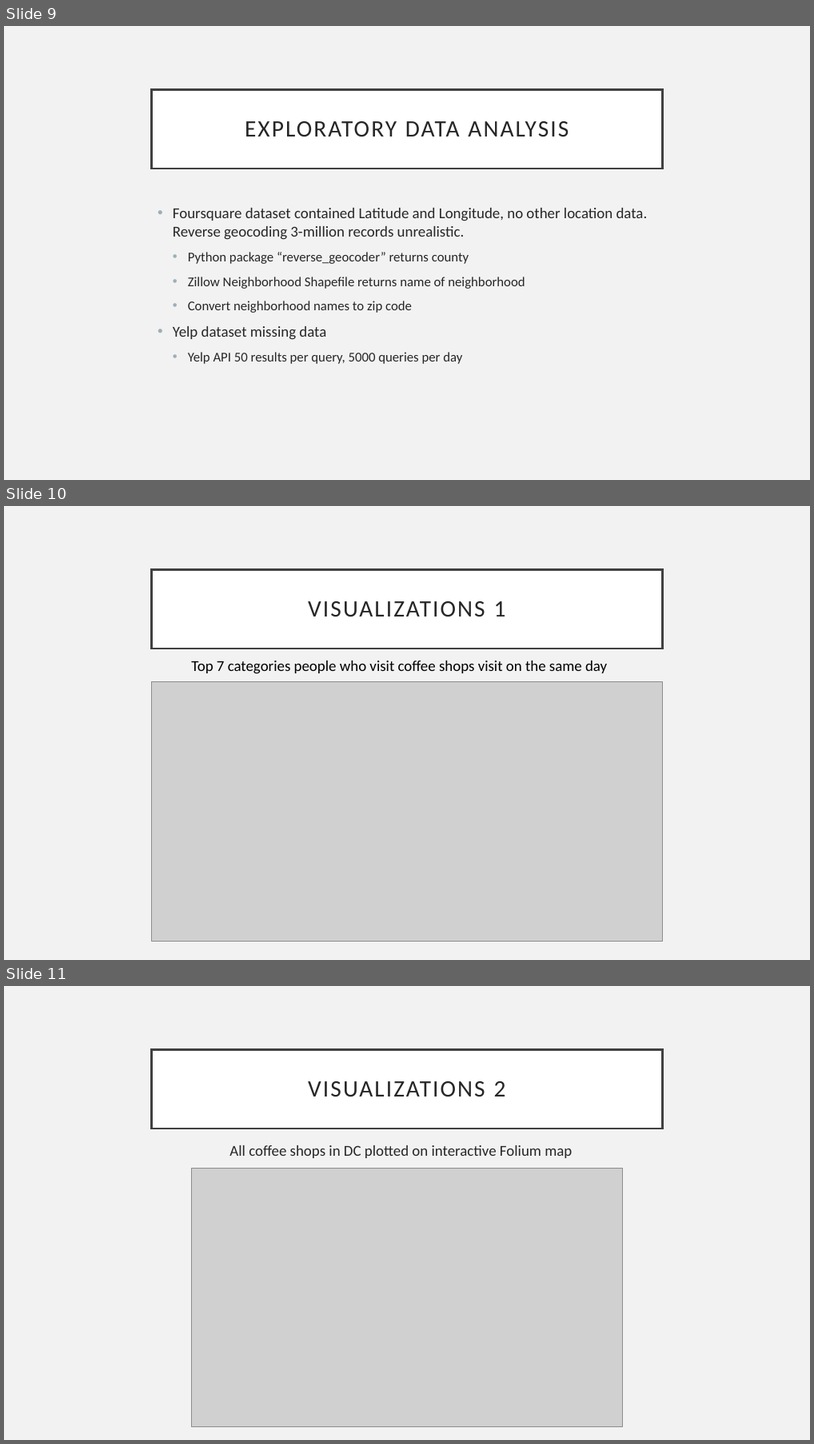
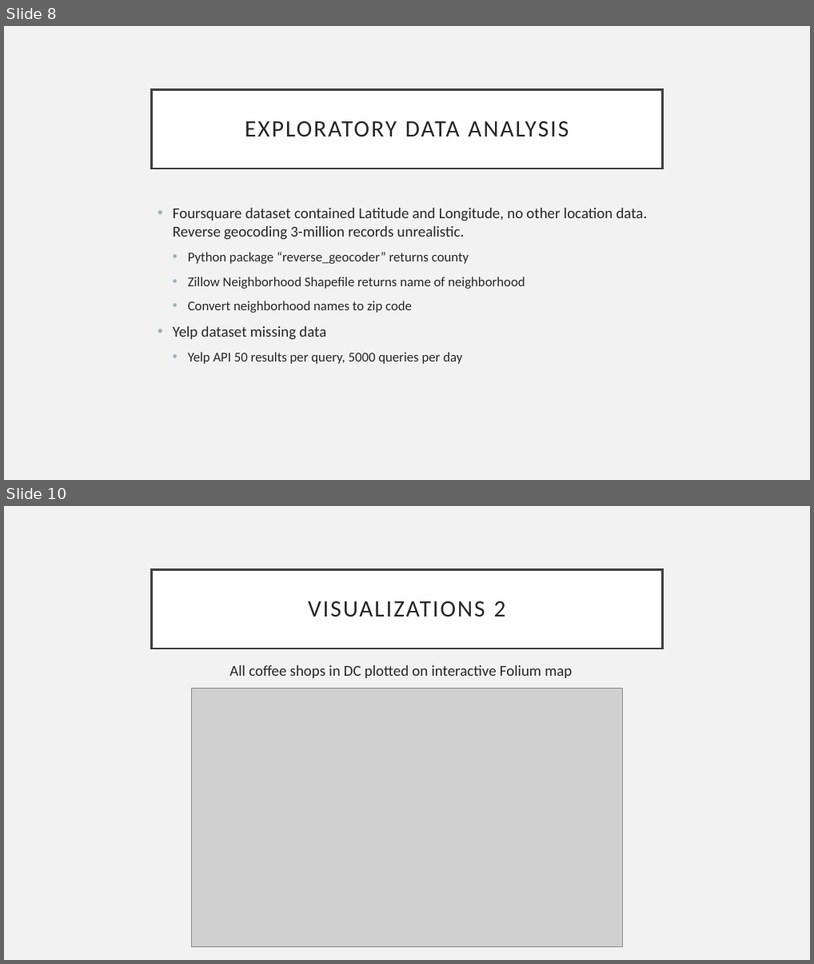
Before and after one commit to grassten/GA_datascience, a slide deck: 04_Presentation.pptx. Shown one above the other, each under a label of ours: slides 9, 10 and 11 before the commit, slides 8 and 10 after it; the slides between them are not shown. The pictures are 814x1444 and 814x964 pixels, drawn with LibreOffice and Linux fonts; fonts in the diff are those of the drawing; grey boxes stand for pictures. Boxes give left, top, right and bottom in pixels: in the first picture for what was removed or moved away, otherwise in the second. Text is boxed around its words. In the diff, an @@ line names an element or a change of style, - is before the commit and + after.

```diff
--- a/04_Presentation.pptx
+++ b/04_Presentation.pptx
@@ slide 10 removed at <box>4,506,810,960</box>, background #F2F2F2 @@
@@ title removed at <box>152,569,662,648</box> @@
-VISUALIZATIONS 1
@@ text removed at <box>191,660,607,674</box> @@
-Top 7 categories people who visit coffee shops visit on the same day
@@ picture removed at <box>152,682,662,941</box> @@
@@ what was slide 9 is now slide 8 @@
@@ what was slide 11 is now slide 10 @@
```
Also in this commit, not shown: 2 slides changed, 1 slide added, 1 other slide removed, 2 other files.
